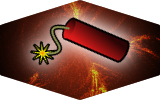
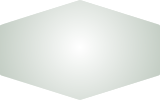
Comparing the layer stacks of the two w=160, h=100 images. Changes:
hid group "destroy" (5 layers) over [0, 0, 160, 100]
added layer "hover" (multiply, 60%) above "ground" over [0, 0, 160, 100]
